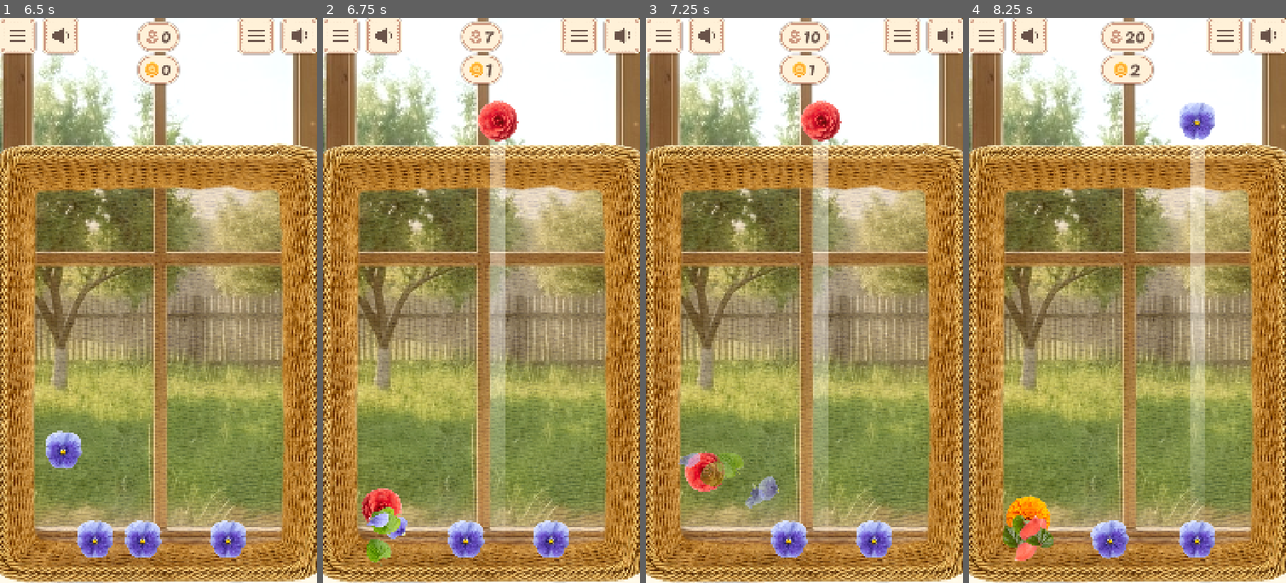
Above: before the commit, frames 1-4 (left to right).
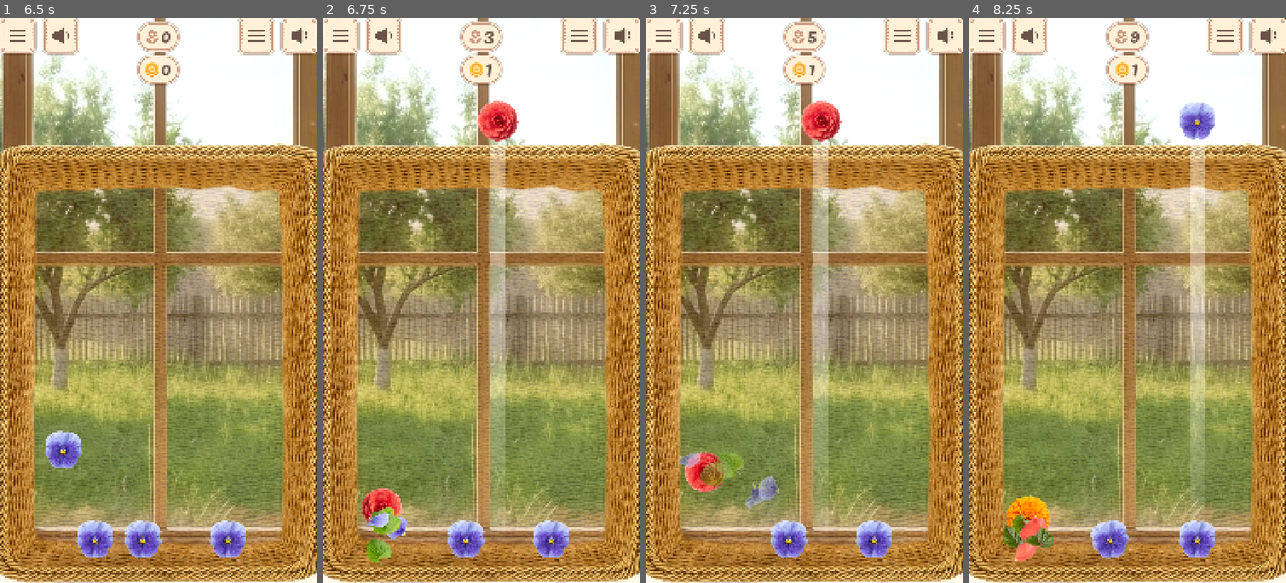
Above: after the commit, the same moments.

Repository: justkuzan/SuikaGame
Game: Godot game, scene res://Core/Level/Level.tscn
Same seed, same stepped clock (60 frames per second), same inputs: the game is played once before the commit and once after it.
Inputs (mouse positions are in pixels of both pictures, inside the frame that each line leads up to):
- Up to frame 1 (6.5 s): tap Enter at 0.5, 4.25 s; move the mouse to (228, 272) at 0.52 s; press the mouse at (228, 272) at 0.53 s; release the mouse at (228, 272) at 1.25 s; click (60, 34) at 1.27 s; click (19, 34) at 2.02 s; tap Space at 2.75, 5.75 s; move the mouse to (95, 328) at 2.77 s; click (95, 328) at 2.85 s; move the mouse to (190, 176) at 3.52 s; press the mouse at (190, 176) at 3.53 s; move the mouse to (142, 413) at 4.27 s; release the mouse at (142, 413) at 4.28 s; click (142, 413) at 4.35 s; move the mouse to (253, 385) at 5.02 s; press the mouse at (253, 385) at 5.03 s; move the mouse to (63, 215) at 5.77 s; release the mouse at (63, 215) at 5.78 s; click (63, 215) at 5.85 s
- Up to frame 2 (6.75 s): move the mouse to (497, 300) at 6.52 s; press the mouse at (497, 300) at 6.53 s
- Up to frame 3 (7.25 s): no input
- Up to frame 4 (8.25 s): move the mouse to (1079, 159) at 7.27 s; release the mouse at (1079, 159) at 7.28 s; click (1079, 159) at 7.35 s; move the mouse to (1197, 272) at 8.02 s; press the mouse at (1197, 272) at 8.03 s

Frame 1 is identical in both runs. In frame 2, 0.1% of the frame differs, in the area x 43-55%, y 0-11%; in frame 3, 0.6%; in frame 4, 0.8%, in the area x 41-59%, y 0-12%.

Commit message:
Economy Balance

Diff:
--- a/Resources/Flowers/Flower_lvl_1.tres
+++ b/Resources/Flowers/Flower_lvl_1.tres
@@ -7,7 +7,7 @@
 
 [resource]
 script = ExtResource("1_0fi5r")
-score_value = 10
+score_value = 5
 coin_value = 1
 mass = 0.1
 collision_radius = 62.0
--- a/Resources/Flowers/Flower_lvl_10.tres
+++ b/Resources/Flowers/Flower_lvl_10.tres
@@ -7,8 +7,8 @@
 [resource]
 script = ExtResource("1_u12i1")
 lvl = 10
-score_value = 100
-coin_value = 10
+score_value = 625
+coin_value = 50
 mass = 8.38
 collision_radius = 138.0
 sprite = ExtResource("2_5o4ho")
--- a/Resources/Flowers/Flower_lvl_2.tres
+++ b/Resources/Flowers/Flower_lvl_2.tres
@@ -8,8 +8,8 @@
 [resource]
 script = ExtResource("1_xuv68")
 lvl = 2
-score_value = 20
-coin_value = 2
+score_value = 8
+coin_value = 1
 mass = 0.16
 collision_radius = 66.0
 drop_rate = 30.0
--- a/Resources/Flowers/Flower_lvl_3.tres
+++ b/Resources/Flowers/Flower_lvl_3.tres
@@ -8,8 +8,8 @@
 [resource]
 script = ExtResource("1_1h4e2")
 lvl = 3
-score_value = 30
-coin_value = 3
+score_value = 11
+coin_value = 1
 mass = 0.27
 collision_radius = 75.0
 drop_rate = 20.0
--- a/Resources/Flowers/Flower_lvl_4.tres
+++ b/Resources/Flowers/Flower_lvl_4.tres
@@ -8,8 +8,8 @@
 [resource]
 script = ExtResource("1_hpuk5")
 lvl = 4
-score_value = 40
-coin_value = 4
+score_value = 17
+coin_value = 1
 mass = 0.44
 collision_radius = 80.0
 drop_rate = 10.0
--- a/Resources/Flowers/Flower_lvl_5.tres
+++ b/Resources/Flowers/Flower_lvl_5.tres
@@ -8,8 +8,8 @@
 [resource]
 script = ExtResource("1_lvvy3")
 lvl = 5
-score_value = 50
-coin_value = 5
+score_value = 25
+coin_value = 2
 mass = 0.72
 collision_radius = 90.0
 drop_rate = 2.5
--- a/Resources/Flowers/Flower_lvl_6.tres
+++ b/Resources/Flowers/Flower_lvl_6.tres
@@ -8,8 +8,8 @@
 [resource]
 script = ExtResource("1_f5cal")
 lvl = 6
-score_value = 60
-coin_value = 6
+score_value = 50
+coin_value = 5
 mass = 1.18
 collision_radius = 98.0
 next_level = ExtResource("1_f4oew")
--- a/Resources/Flowers/Flower_lvl_7.tres
+++ b/Resources/Flowers/Flower_lvl_7.tres
@@ -8,8 +8,8 @@
 [resource]
 script = ExtResource("1_slg71")
 lvl = 7
-score_value = 70
-coin_value = 7
+score_value = 75
+coin_value = 10
 mass = 1.93
 collision_radius = 110.0
 next_level = ExtResource("1_qe8pm")
--- a/Resources/Flowers/Flower_lvl_8.tres
+++ b/Resources/Flowers/Flower_lvl_8.tres
@@ -8,8 +8,8 @@
 [resource]
 script = ExtResource("1_olgat")
 lvl = 8
-score_value = 80
-coin_value = 8
+score_value = 100
+coin_value = 15
 mass = 3.15
 collision_radius = 119.0
 next_level = ExtResource("1_5i2vo")
--- a/Resources/Flowers/Flower_lvl_9.tres
+++ b/Resources/Flowers/Flower_lvl_9.tres
@@ -8,8 +8,8 @@
 [resource]
 script = ExtResource("1_tjhul")
 lvl = 9
-score_value = 90
-coin_value = 9
+score_value = 250
+coin_value = 25
 mass = 5.14
 collision_radius = 131.0
 next_level = ExtResource("1_c0kdw")
